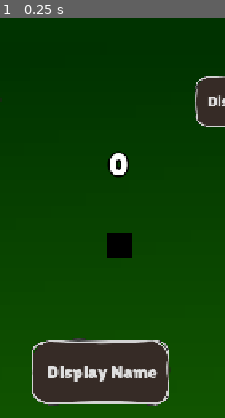
Above: before the commit, frame 1.
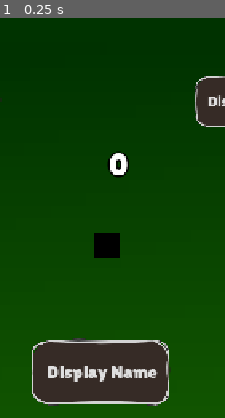
Above: after the commit, the same moment.

Repository: arian-nj/oldtix
Game: Godot game, scene res://GameContent/Scenes/Game/Hokm4/OnlineHokm4.tscn
Same seed, same stepped clock (60 frames per second), same inputs: the game is played once before the commit and once after it. This scene is started directly instead of the project's main scene.
Inputs:
- Up to frame 1 (0.25 s): no input
The pictures show only the part of the screen within x 28-78%, y 50-100%; the shares and areas given below are measured in that part.

The runs differ from the first frame. In frame 1, 0.7% of the frame differs, in the area x 41-59%, y 53-60%.

Commit message:
card assets order

Diff:
--- a/game/GameContent/Katana/KatanaSocket.gd
+++ b/game/GameContent/Katana/KatanaSocket.gd
@@ -65,7 +65,7 @@
 	var event : KEvent.Event = events_queue.pop_front()
 	if event == null:
 		return
-	print(KAccount._instance.MyAccount.username + " process " +event.type)
+	# print(KAccount._instance.MyAccount.username + " process " +event.type)
 	NewEventSig.emit(event)
 
 # Handles the open state and processes incoming messages
--- a/game/GameContent/Scenes/Game/Card/card.gd
+++ b/game/GameContent/Scenes/Game/Card/card.gd
@@ -105,20 +105,6 @@
 	scale_tween.tween_property(self,"scale",new_scale,.3)
 
 ## assets
-func suite_name() -> String:
-	var sname:String = ""
-
-	match card_data.suit:
-		CardData.CardSuites.Club:
-			sname ="7"
-		CardData.CardSuites.Diamond:
-			sname ="4"
-		CardData.CardSuites.Heart:
-			sname ="2"
-		CardData.CardSuites.Spade:
-			sname ="5"
-
-	return sname
 
 func load_assets()->void:
 	var region := Vector2((self.size.x * (card_data.value-2)),(self.size.y * (card_data.suit)))
--- a/game/GameContent/Scenes/Game/Card/card_drawer.gd
+++ b/game/GameContent/Scenes/Game/Card/card_drawer.gd
@@ -254,21 +254,21 @@
 func sort_cards()->void:
 	if cards.size() <= 2:
 		return
+
 	for i in range(cards.size()):
 		var c := cards[i]
 		if is_instance_valid(c):
 			continue
 		cards.remove_at(i)
+
 	in_deck_suites = []
-
-	# print_debug(cards.size())
 	for card:Card in cards:
 		if not in_deck_suites.has(card.card_data.suit):
 			in_deck_suites.append(card.card_data.suit)
 
-
-
 	in_deck_suites = sort_deck_suits(in_deck_suites)
+	if isMe:
+		print_debug(in_deck_suites)
 
 	# for card in cards
 	cards.sort_custom(value_sort)
--- a/game/GameContent/Scenes/Game/Hokm4/OnlineHokm4.tscn
+++ b/game/GameContent/Scenes/Game/Hokm4/OnlineHokm4.tscn
@@ -216,9 +216,9 @@
 anchor_top = 1.0
 anchor_right = 0.5
 anchor_bottom = 1.0
-offset_left = 10.0
+offset_left = -9.0
 offset_top = -106.0
-offset_right = 10.0
+offset_right = -9.0
 offset_bottom = -106.0
 grow_horizontal = 2
 grow_vertical = 0
--- a/game/GameContent/Scenes/Game/Hokm4/States/ChooseHokmState.gd
+++ b/game/GameContent/Scenes/Game/Hokm4/States/ChooseHokmState.gd
@@ -32,9 +32,9 @@
 		chooseHokmPanel.HokmChoosed.disconnect(_on_hokm_choosed)
 
 func _on_new_event(e:KEvent.Event)->void:
-	print(KAccount._instance.MyAccount.username + " choose hokm " +e.type)
+	# print(KAccount._instance.MyAccount.username + " choose hokm " +e.type)
 	if e.type == KEvent.TYPE_NEW_CARD:
-		print(str(KAccount._instance.MyAccount.id) + " got new card event")
+		# print(str(KAccount._instance.MyAccount.id) + " got new card event")
 		table.new_cards_event(e)
 		got_cards_time += 1
 		if got_cards_time == 3:
--- a/game/GameContent/Types/Games/CardData.gd
+++ b/game/GameContent/Types/Games/CardData.gd
@@ -5,9 +5,9 @@
 @export var value:int
 
 enum CardSuites { # sync it with internal/card/card.go
-	Diamond = 0,
-	Heart = 1,
-	Spade = 2,
-	Club = 3
+	Heart = 0,
+	Club = 1,
+	Diamond = 2,
+	Spade = 3,
 
 }
Not shown, changed: CardVault/CardGame/V 1.0.0.md
Not shown, changed: backend/internal/card/card.go
